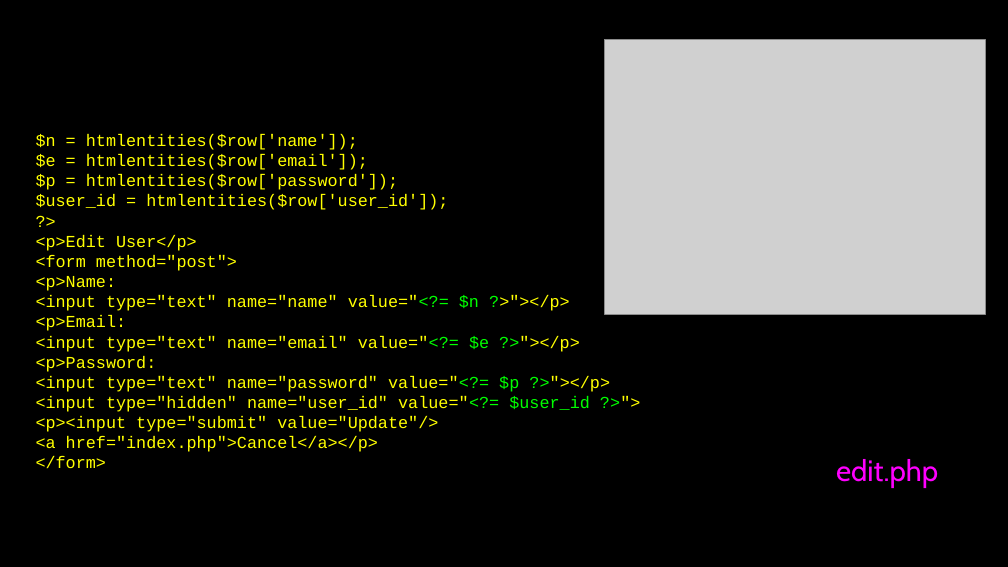
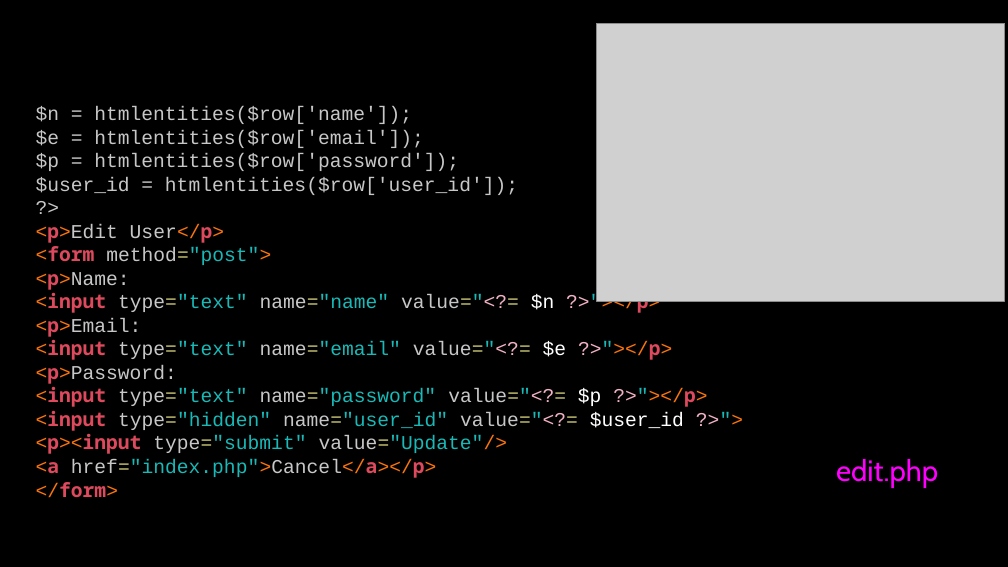
Before and after one commit to csev/wa4e, a slide deck: slide 14 of lectures/PHP-08-CRUD.ppt. Drawn at 1008x567 pixels with LibreOffice and Linux fonts; fonts in the diff are those of the drawing; grey boxes stand for pictures. Boxes give left, top, right and bottom in pixels: in the first picture for what was removed or moved away, otherwise in the second. Text is boxed around its words. In the diff, an @@ line names an element or a change of style, - is before the commit and + after.

```diff
--- a/lectures/PHP-08-CRUD.ppt
+++ b/lectures/PHP-08-CRUD.ppt
@@ picture: place and size @@
-picture at [605, 40, 985, 316]
+picture at [596, 23, 1004, 301]
@@ text "$n = htmlentities($row['name']);" at [36, 106, 707, 498]: size 12 to 14 pt; text colour #FFFF00 to #C7C7C7 in "$n = htmlentities($row['name']);", "$e = htmlentities($row['email']);", "$p = htmlentities($row['password']);", "$user_id = htmlentities($row['user_id']);" and 12 more places; font Courier New to Noto Sans Mono, text colour #FFFF00 to #DD495D, bold on in "<p>Edit User</p>", "<form", "<p>Name:", "<input ?>"></p>" and 8 more places; text colour #FFFF00 to #FC740C in "<p>Edit User</p>", "<form method="post">", "<p>Name:", "<input ?>"></p>" and 8 more places; text colour #FFFF00 to #C8C473 in "method="post">", "type="text" name="name" value="<?=", "type="text" name="email" value="<?=", "type="text" name="password" value="<?=" and 3 more places; text colour #FFFF00 to #18B9B7 in "method="post">", "type="text" name="name" value="<?= ?>"></p>", "type="text" name="email" value="<?= ?>"></p>", "type="text" name="password" value="<?= ?>"></p>" and 3 more places; text colour #00FF00 to #F2B2C5 in "value="<?= ?>"></p>", "value="<?= ?>"></p>", "value="<?= ?>"></p>", "value="<?= ?>">"; text colour #00FF00 to #C8C473 in "value="<?=", "value="<?=", "value="<?=", "value="<?="; text colour #00FF00 to #FFFFFF in "$n", "$e", "$p", "$user_id"; text colour #FFFF00 to #F2B2C5 in "?>"></p>" @@
```
Also in this commit, not shown: 10 other slides changed, 1 slide added, 1 slide removed.
